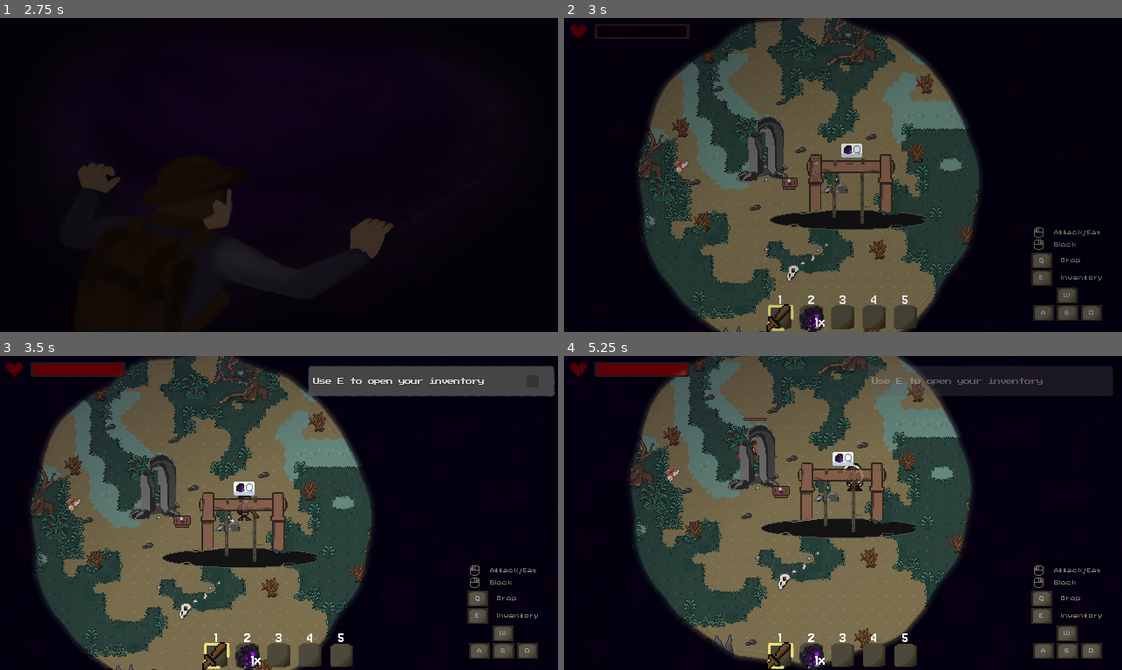
Above: before the commit, frames 1-4 (two rows, left to right).
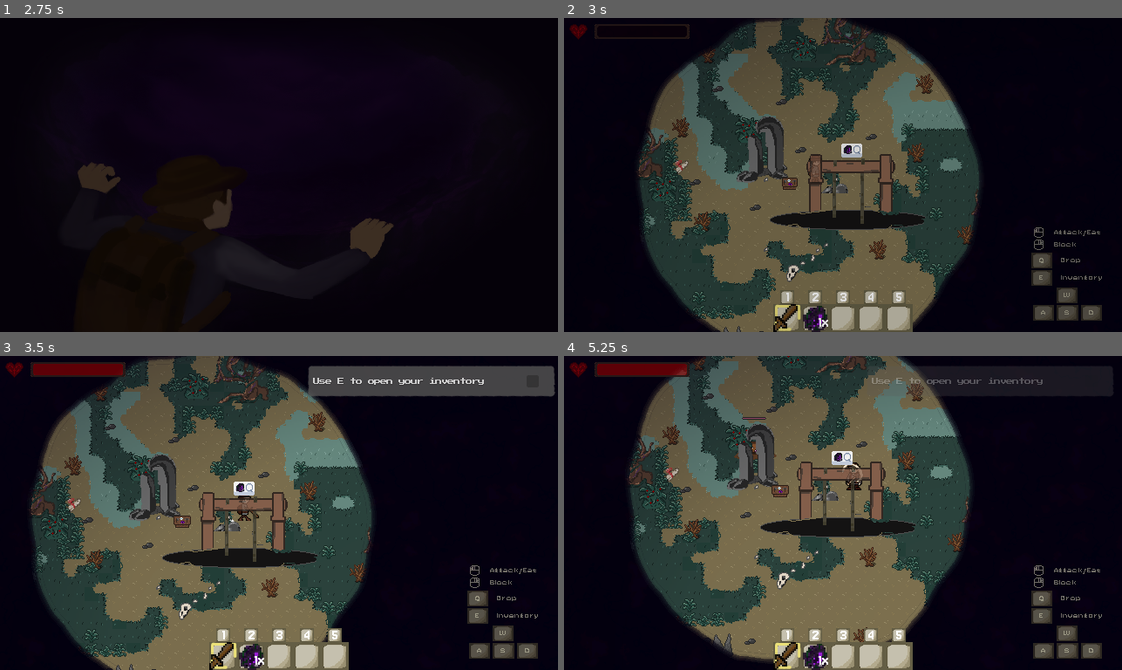
Above: after the commit, the same moments.

Repository: TimoRoggel/EverDark
Game: Godot game, scene res://UI/Main menu/main_menu.tscn
The game is run twice, just before and just after one commit, with the same random seed, the same clock (stepped at 60 frames per second) and the same inputs. The engine's default icon, where the game draws it, is replaced by a stand-in: a white triangle on a blue panel in a dark square. Sound files missing from this copy of the repository are replaced by a short silence.
Inputs (mouse positions are in pixels of both pictures, inside the frame that each line leads up to):
- Up to frame 1 (2.75 s): click "Start a new game" at 0.5 s; click "Start a new game" at 1.25 s; click "OK" at 2 s
- Up to frame 2 (3 s): tap Enter (ui_accept) at 2.75 s; move the mouse to (965, 159) at 2.77 s; hold D (right) from 2.78 s (still down); tap R (eat) at 2.85 s; click (965, 159) at 2.92 s
- Up to frame 3 (3.5 s): keep holding D (right); tap Enter (ui_accept) at 3.02 s
- Up to frame 4 (5.25 s): release D (right) at 3.5 s; drag from (731, 528) to (658, 569) at 3.52 s; click (781, 657) at 4.25 s, where only the run before the commit has a clickable "1"; click "🔒" at 5 s

Frame 1 is identical in both runs. In frame 2, 2.1% of the frame differs, in the area x 36-64%, y 86-100%; in frame 3, 2.4%; in frame 4, 9.4%, in the area x 11-73%, y 0-100%.

Commit message:
hotbar ui update

Diff:
--- a/scenes/characters/hotbar_container.gd
+++ b/scenes/characters/hotbar_container.gd
@@ -80,18 +80,25 @@
 			var slot_texture: HotbarTextureButton = create_slot(i)
 			var item_texture: TextureRect = create_item_texture()
 			var amount_label: Label = create_amount_label()
+			var key_rect: TextureRect = create_key_index_rect()
 			var key_label: Label = create_key_index_label(i)
 			#var key_texxture: TextureRect = create_index_texture()
 			slot_texture.add_child(item_texture)
 			slot_texture.add_child(amount_label)
 			#key_label.add_child(key_texxture)
-			slot_texture.add_child(key_label)
+			key_rect.add_child(key_label)
+			slot_texture.add_child(key_rect)
 			add_child(slot_texture)
 
 func create_slot(index: int = 0) -> HotbarTextureButton:
 	var slot_texture: HotbarTextureButton = HotbarTextureButton.new()
-	slot_texture.texture_normal = preload("res://graphics/32x32_inventory_HUD_01_transp.png")
+	slot_texture.texture_normal = preload("uid://c2ycfy4ja5cy1")
 	slot_texture.texture_focused = preload("res://graphics/ui_icons/hotbar_slot_focus.png")
+	slot_texture.stretch_mode = TextureButton.STRETCH_SCALE
+	slot_texture.custom_minimum_size = Vector2(32, 32)
+	slot_texture.ignore_texture_size = true
+	slot_texture.size_flags_vertical = Control.SIZE_SHRINK_END
+	slot_texture.size_flags_horizontal = Control.SIZE_SHRINK_CENTER
 	slot_texture.container = self
 	slot_texture.index = index
 	#slot_texture.mouse_filter = Control.MOUSE_FILTER_IGNORE
@@ -119,15 +126,29 @@
 	amount_label.vertical_alignment = VERTICAL_ALIGNMENT_BOTTOM
 	return amount_label
 
+func create_key_index_rect() -> TextureRect:
+	var slot_texture: TextureRect = TextureRect.new()
+	slot_texture.texture = preload("uid://c2ycfy4ja5cy1")
+	slot_texture.custom_minimum_size = Vector2(16, 16)
+	slot_texture.ignore_texture_size = true
+	slot_texture.anchor_left = 0.25
+	slot_texture.anchor_top = -0.5
+	slot_texture.anchor_right = 0.25
+	slot_texture.anchor_bottom = 0.0
+	slot_texture.size_flags_vertical = Control.SIZE_SHRINK_CENTER
+	slot_texture.size_flags_horizontal = Control.SIZE_SHRINK_CENTER
+	slot_texture.mouse_filter = Control.MOUSE_FILTER_IGNORE
+	slot_texture.focus_mode = Control.FOCUS_ACCESSIBILITY
+	return slot_texture
+
 func create_key_index_label(index: int) -> Label:
 	var key_label := Label.new()
 	key_label.text = str(index + 1)
-	key_label.anchor_left = 0.0
-	key_label.anchor_top = -0.5
-	key_label.anchor_right = 1.0
-	key_label.anchor_bottom = 0.0
 	key_label.horizontal_alignment = HORIZONTAL_ALIGNMENT_CENTER
 	key_label.vertical_alignment = VERTICAL_ALIGNMENT_TOP
+	key_label.position = Vector2(3.0, -3.0)
+	key_label.size = Vector2.ONE * 12.0
+	key_label.focus_mode = Control.FOCUS_ACCESSIBILITY
 	key_label.add_theme_color_override("font_color", Color.WHITE)
 	return key_label
 
--- a/scenes/characters/player.tscn
+++ b/scenes/characters/player.tscn
@@ -427,6 +427,7 @@
 anchor_bottom = 1.0
 grow_horizontal = 2
 grow_vertical = 0
+theme_override_constants/separation = 0
 alignment = 1
 script = ExtResource("20_eir2k")
 inventory = NodePath("../inventory")
